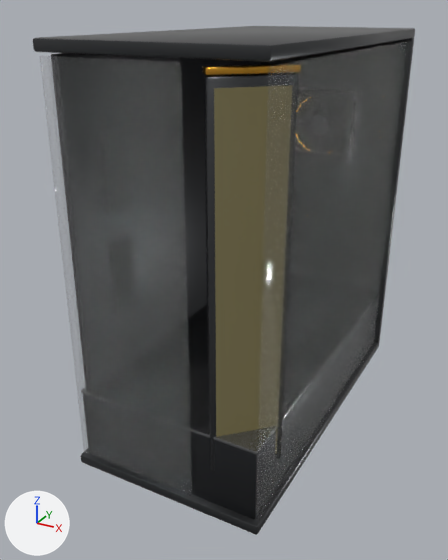
A saved change to the glTF model models/case_y70_touch.glb.
One viewpoint serves both versions: a camera (50 mm lens) standing at (3.18, -6.58, 2.68) and looking at (-0.25, -0.35, -0.43). Arrows for +X, +Y and +Z are at lower left; the lights stay in place. The older version comes first. Where no turn or scale is listed for an object, it has been applied to the vertices. Vertices at exactly the same position are counted once.

In view in the first picture: 'Case_Glass_Front.002', 'Case_Glass_Side.003', 'Case_Y70_Touch', 'LCD_Y70_TouchScreen'.
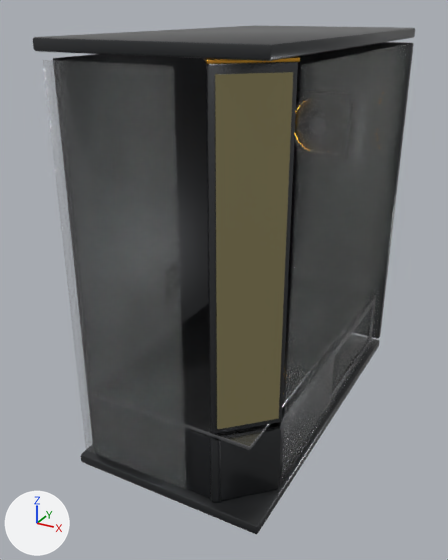
The change, as a list of edits to the scene's bpy script:
```text
Change me_cube_576:
    remove me_cube_576.from_pydata(...)  # 56 vertices, 108 faces; spans x -0.74..0.74, y -0.02..0.02, z -2.21..2.21
    add me_cube_576.from_pydata(...)  # 56 vertices, 108 faces; spans x -0.69..0.69, y -0.01..0.01, z -2.17..2.17
    me_cube_576 part 1: the whole mesh is scaled about its middle by (0.934, 0.75, 0.982)
Change me_cube_575:
    remove me_cube_575.from_pydata(...)  # 56 vertices, 108 faces; spans x -0.02..0.02, y -2.16..2.16, z -2.21..2.21
    add me_cube_575.from_pydata(...)  # 56 vertices, 108 faces; spans x -0.01..0.01, y -1.81..1.81, z -2.17..2.17
    me_cube_575 part 2: the whole mesh is scaled about its middle by (0.75, 0.838, 0.982)
Change me_cube_554:
    remove me_cube_554.from_pydata(...)  # 1040 vertices, 2024 faces; spans x -1.17..1.17, y -2.22..2.22, z -4.8..0.06
    add me_cube_554.from_pydata(...)  # 1320 vertices, 2564 faces; spans x -1.17..1.17, y -2.22..2.22, z -4.81..0.06
    me_cube_554 part 3: the loose piece of 56 vertices spanning x -1.17..1.17, y 2.12..2.22, z -4.55..-0.05 is scaled about its middle by (1, 1, 0.969)
    me_cube_554 part 4: the loose piece of 56 vertices spanning x 0.54..1.14, y -2.16..-1.56, z -4.11..-0.19 is multiplied about its middle by the matrix ((0.793, 0.193, 0.0), (0.193, 0.793, 0.0), (0.0, 0.0, 0.202)), then moved by (0.01, -0.01, -1.98), in mat_mat_casebody (dark grey #484a4c)
    me_cube_554 part 5: the loose piece of 56 vertices spanning x -1.06..-0.98, y -2.12..2.12, z -4.52..-0.08 is scaled about its middle by (1, 0.991, 0.982)
    me_cube_554 part 6: the loose piece of 56 vertices spanning x -1.1..1.1, y -2.14..2.14, z -4.55..-3.69 is scaled about its middle by (0.774, 0.00905, 0.936), then moved by (-0.18, -2.09, -0.01)
    me_cube_554 part 7: the loose piece of 56 vertices spanning x -1.1..1.1, y -2.14..2.14, z -4.55..-3.69 is copied, and the copy is scaled about its middle by (0.0141, 0.401, 0.938), then moved by (1.05, -0.63, -0.01); it spans x 1.03..1.07, y -1.49..0.23, z -4.53..-3.73
    me_cube_554 part 8: the loose piece of 56 vertices spanning x 0.52..1.16, y -2.18..-1.54, z -0.18..-0.12 is multiplied about its middle by the matrix ((0.203, -0.203, 0.0), (1.66, 1.66, 0.0), (0.0, 0.0, 2.045)), then moved by (0.21, 3.02, -3.63), in mat_mat_caseinterior (dark grey #37383b)
    me_cube_554 part 9: the loose piece of 56 vertices spanning x -1.11..1.11, y -2.15..2.15, z -3.7..-3.66 is scaled about its middle by (0.918, 0.967, 1.33), then moved by (-0.01, -0.02, -0.02)
    me_cube_554 part 10: the loose piece of 56 vertices spanning x 0.54..1.14, y -2.16..-1.56, z -4.11..-0.19 is copied, and the copy is multiplied about its middle by the matrix ((0.841, 0.141, 0.0), (0.141, 0.841, 0.0), (0.0, 0.0, 0.904)), then moved by (0.01, -0.01, 0.28); it spans x 0.56..1.14, y -2.16..-1.58, z -3.64..-0.1
    me_cube_554 part 11: the loose piece of 56 vertices spanning x 0.52..1.16, y -2.18..-1.54, z -0.18..-0.12 is copied, and the copy is scaled about its middle by (0.976, 0.976, 0.52), then moved by (0.01, -0.01, 0.06); it spans x 0.54..1.16, y -2.18..-1.56, z -0.1..-0.07
    other edits to the shape of me_cube_554 do not show in these pictures
Change me_cube_578:
    remove me_cube_578.from_pydata(...)  # 8 vertices, 12 faces; spans x -0.24..0.24, y -0.24..0.24, z -1.87..1.87
    add me_cube_578.from_pydata(...)  # 8 vertices, 12 faces; spans x -0.23..0.23, y -0.23..0.23, z -1.69..1.69
    me_cube_578 part 12: the whole mesh is scaled about its middle by (0.984, 0.984, 0.904)
Change ob_case_glass_front_002:
    ob_case_glass_front_002.location: (-0.38, -2.18, 0.07) -> (-0.4, -2.18, 0.08)
Change ob_case_glass_side_003:
    ob_case_glass_side_003.location: (1.14, 0.0, 0.07) -> (1.14, 0.28, 0.08)
Change ob_case_y70_touch:
    ob_case_y70_touch.location: (0.0, 0.0, 2.37) -> (0.0, 0.0, 2.38)
Change ob_lcd_y70_touchscreen:
    ob_lcd_y70_touchscreen.location: (0.87, -1.89, 0.22) -> (0.89, -1.91, 0.51)
```

Changed parts and their boxes [x1, y1, x2, y2] in the pictures (448 x 560 px; the box of a moved part takes in the faces that stretch with it):
'Case_Glass_Front.002', rescaled (6% narrower)
    before: [39, 55, 192, 496]
    after: [43, 60, 186, 490]
'Case_Glass_Side.003', moved, rescaled (18% narrower, 9% shorter)
    before: [256, 41, 412, 520]
    after: [282, 44, 410, 480]
'Case_Y70_Touch', reshaped, moved
    before: [33, 26, 415, 535]
    after: [33, 25, 415, 534]
'LCD_Y70_TouchScreen', moved, rescaled
    before: [214, 86, 268, 437]
    after: [215, 72, 293, 429]
part 3 of me_cube_554, moved or reshaped
    before: [261, 38, 414, 343]
    after: [288, 42, 414, 338]
part 4 of me_cube_554, moved or reshaped
    before: [204, 74, 268, 472]
    after: [210, 426, 281, 502]
part 5 of me_cube_554, moved or reshaped
    before: [51, 53, 261, 318]
    after: [53, 54, 209, 324]
part 6 of me_cube_554, moved or reshaped
    before: [191, 432, 258, 519]
    after: [185, 428, 221, 502]
part 7 of me_cube_554, added (mostly hidden)
    after: [277, 411, 285, 477]
part 8 of me_cube_554, moved or reshaped (not visible afterwards)
    before: [202, 64, 301, 75]
part 9 of me_cube_554, moved or reshaped
    before: [188, 304, 259, 455]
    after: [181, 275, 291, 450]
part 10 of me_cube_554, added
    after: [206, 62, 298, 434]
part 11 of me_cube_554, added
    after: [204, 57, 300, 64]
